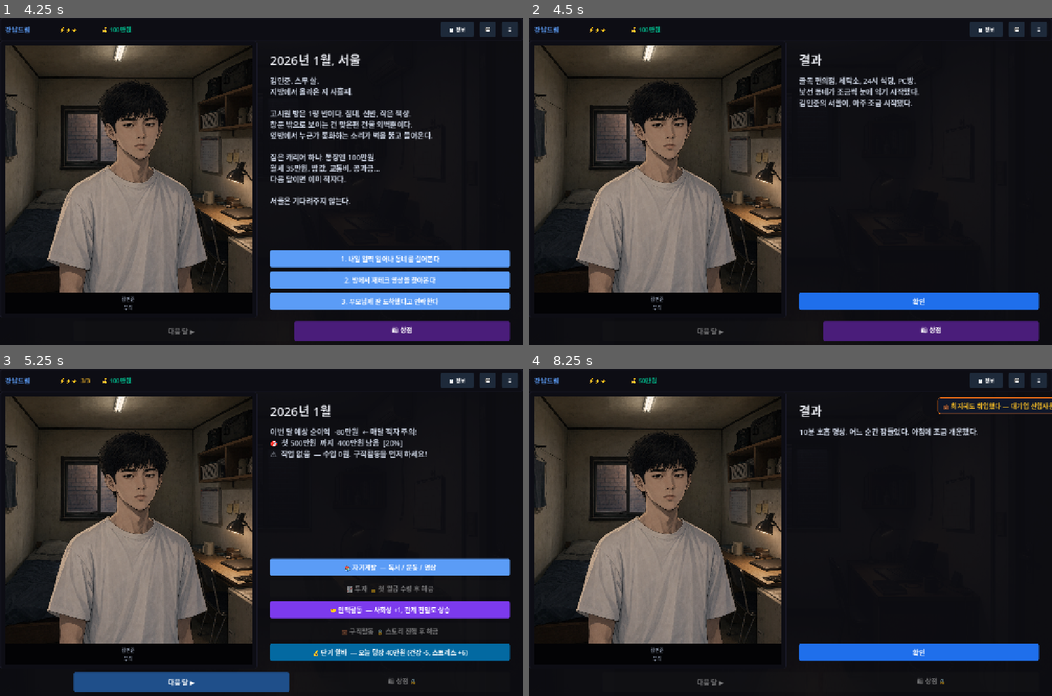
Above: before the commit, frames 1-4 (two rows, left to right).
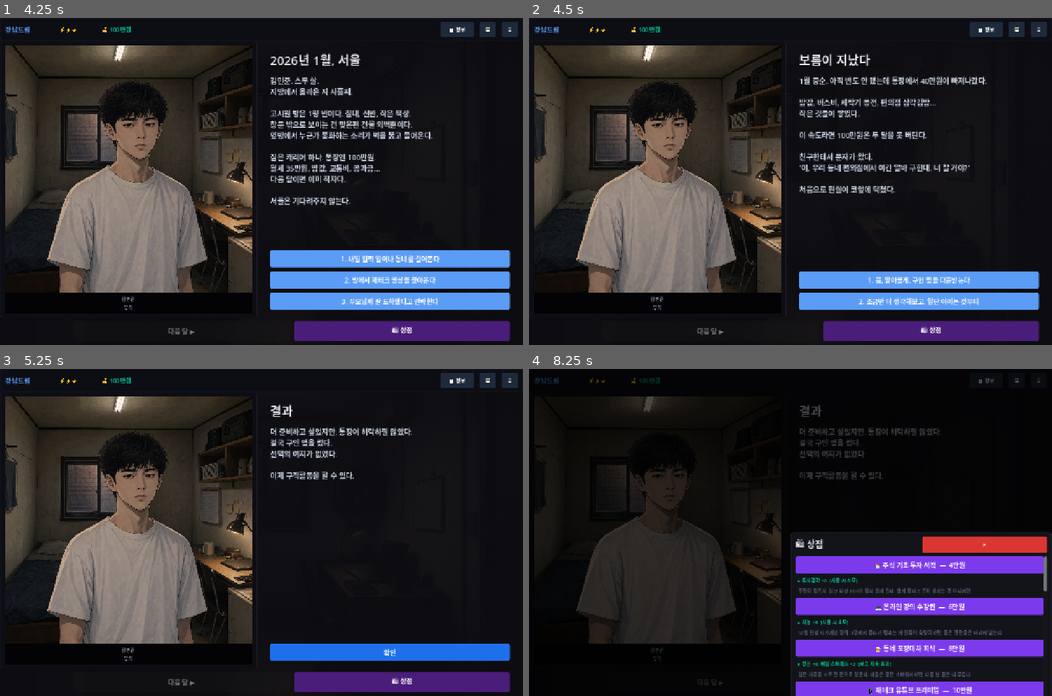
Above: after the commit, the same moments.

Repository: junheeleee/GangnamDream
Game: Godot game, scene res://scenes/StartMenu.tscn
Two runs of this game, one before a commit and one after it. Both use one fixed random seed, a clock stepped at 60 frames per second and the inputs below.
Inputs (mouse positions are in pixels of both pictures, inside the frame that each line leads up to):
- Up to frame 1 (4.25 s): click "새 런 시작 ▶" at 0.5 s; click "📋 정보" at 1.25 s; click "💾" at 2 s; click "≡" at 2.75 s; click "새 런 시작 ▶" at 3.5 s
- Up to frame 2 (4.5 s): click "1. 내일 일찍 일어나 동네를 걸어본다" at 4.25 s
- Up to frame 3 (5.25 s): click (392, 653) at 5 s, where only the run before the commit has a clickable "확인"
- Up to frame 4 (8.25 s): click (712, 682) at 5.75 s, where only the run before the commit has a clickable "다음 달 ▶"; click (921, 561) at 6.5 s, where only the run before the commit has a clickable "다음 달 시작 →"; click (921, 610) at 7.25 s, where only the run before the commit has a clickable "1. 핸드폰을 내려놓고 명상 앱을 튼다"; click (931, 682) at 8 s, where only the run after the commit has a clickable "🛍 상점"

Frame 1 is identical in both runs. In frame 2, 8.0% of the frame differs, in the area x 51-98%, y 10-90%; in frame 3, 15%; in frame 4, 44%, in the area x 0-100%, y 0-100%.

Commit message:
fix P0: 구직 잠금 해제 플래그 + 초반 밸런스 완화

Diff:
--- a/autoloads/GameState.gd
+++ b/autoloads/GameState.gd
@@ -211,17 +211,17 @@
 		add_log("💳 첫 월급이 통장에 들어왔다. 이제 투자를 시작할 수 있다.", "job")
 
 	# ── 서울살이 기본 압박 ──────────────────────────────────────────
-	# 건강: 매달 자동 -3 (바쁜 일상, 수면 부족, 불규칙한 식사)
-	# 정신: 매달 자동 -4 (고독, 미래 불안, 도시 피로)
-	# 스트레스: 매달 자동 +4 (서울은 기본이 힘들다)
-	modify_stat("health", -3)
-	modify_stat("mental", -4)
-	modify_hidden_stat("stress", 4)
-
-	# 무직이면 정신/스트레스 추가 압박
+	# 건강: 매달 자동 -2 (바쁜 일상, 수면 부족, 불규칙한 식사)
+	# 정신: 매달 자동 -3 (고독, 미래 불안, 도시 피로)
+	# 스트레스: 매달 자동 +3 (서울은 기본이 힘들다)
+	modify_stat("health", -2)
+	modify_stat("mental", -3)
+	modify_hidden_stat("stress", 3)
+
+	# 무직이면 정신/스트레스 추가 압박 (완화: -3/-5 → -2/-3)
 	if monthly_income == 0:
-		modify_stat("mental", -3)
-		modify_hidden_stat("stress", 5)
+		modify_stat("mental", -2)
+		modify_hidden_stat("stress", 3)
 		add_log("💸 수입이 없다. 통장 잔고가 줄어가는 게 느껴진다.", "stress")
 
 	# 스트레스 단계별 추가 피해 (누적 구조)
--- a/content/events/story_events.json
+++ b/content/events/story_events.json
@@ -19,6 +19,7 @@
           "mental": 5,
           "intelligence": 2
         },
+        "follow_up_event": "story_pressure",
         "result_text": "골목 편의점, 세탁소, 24시 식당, PC방.\n낯선 동네가 조금씩 눈에 익기 시작했다.\n{name}의 서울이, 아주 조금 시작됐다."
       },
       {
@@ -27,6 +28,7 @@
           "intelligence": 3,
           "investment_skill": 2
         },
+        "follow_up_event": "story_pressure",
         "result_text": "부동산, 주식, 코인...\n돈 버는 방법은 많았다.\n다만 지금 {name}의 통장엔 100만원뿐이라는 게 문제였다."
       },
       {
@@ -35,6 +37,7 @@
           "mental": 6,
           "stress": -4
         },
+        "follow_up_event": "story_pressure",
         "result_text": "전화기 너머로 엄마 목소리가 들렸다.\n'밥은 먹었어?'\n그 한 마디에 눈물이 날 것 같았다."
       }
     ]
@@ -59,18 +62,20 @@
         "effects": {
           "money": 150000,
           "health": -3,
-          "stress": 4
-        },
-        "result_text": "편의점, 배달, 카페, 중소기업 사무직...\n처음으로 '일'이 현실적인 선택지로 느껴졌다.\n{name}은 지원 버튼을 눌렀다."
+          "stress": 4,
+          "flag": "story_job_unlocked"
+        },
+        "result_text": "편의점, 배달, 카페, 중소기업 사무직...\n처음으로 '일'이 현실적인 선택지로 느껴졌다.\n{name}은 지원 버튼을 눌렀다.\n\n이제 구직활동을 할 수 있다."
       },
       {
         "text": "조금만 더 생각해보고. 일단 아끼는 것부터",
         "effects": {
           "mental": -3,
           "stress": 5,
-          "intelligence": 2
-        },
-        "result_text": "더 준비하고 싶었지만, 통장이 허락하질 않았다.\n결국 구인 앱을 켰다.\n선택의 여지가 없었다."
+          "intelligence": 2,
+          "flag": "story_job_unlocked"
+        },
+        "result_text": "더 준비하고 싶었지만, 통장이 허락하질 않았다.\n결국 구인 앱을 켰다.\n선택의 여지가 없었다.\n\n이제 구직활동을 할 수 있다."
       }
     ]
   },
